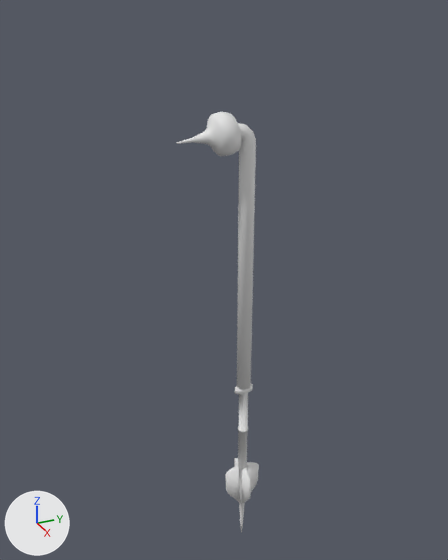
An edit to the FBX model Contents/mods/Authentic Z - Current/media/models_X/weapons/2handed/AuthenticTuskanRaiderStaff.fbx, drawn before and after from the same camera.
Both versions are drawn from a 50 mm camera at (5.1, -2.53, 5.82) aimed at (-0.19, -0.14, 3.17). Arrows for +X, +Y and +Z are at lower left; the lights stay in place. Where no turn or scale is listed for an object, it has been applied to the vertices.
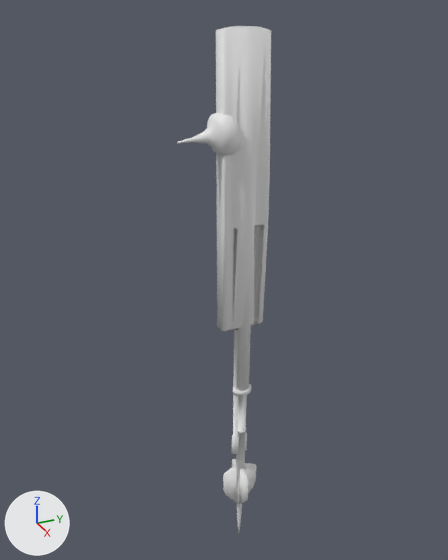
The newer file is also rescaled (x0.00144), turned or shifted as a whole; pictures and numbers use the older file's frame.

Location of each change, (x1, y1, x2, y2) in pixels of the pictures (448 x 560 px; the box of a moved part takes in the faces that stretch with it):
'Cube', added
    after: (216, 26, 271, 454)
'Cylinder', reshaped
    before: (177, 112, 259, 533)
    after: (177, 112, 257, 534)
part 1 of me_cylinder, moved or reshaped
    before: (225, 465, 240, 502)
    after: (223, 466, 237, 503)
part 2 of me_cylinder, moved or reshaped
    before: (242, 468, 251, 503)
    after: (239, 469, 249, 504)
part 3 of me_cylinder, moved or reshaped
    before: (235, 145, 256, 533)
    after: (233, 302, 251, 534)

The change, as a list of edits to the scene's bpy script:
```text
Add mat_material_002:
    mat_material_002 = principled_material('Material.002')
    mat_material_002.base_color = (0.8, 0.8, 0.8)  # white #e7e7e7
Change me_cylinder:
    used by ob_cylinder; location = (0.0, 0.01, 0.52)
    remove me_cylinder.from_pydata(...)  # 528 vertices, 508 faces; spans x -0.21..0.22, y -0.68..0.21, z -0.72..4.38
    add me_cylinder.from_pydata(...)  # 528 vertices, 508 faces; spans x -0.21..0.22, y -0.68..0.18, z -0.72..4.38
    me_cylinder part 1: the loose piece of 20 vertices spanning x -0.03..0.03, y -0.21..-0.04, z -0.18..0.34 is moved by (0.0, -0.03, 0.0)
    me_cylinder part 2: the loose piece of 20 vertices spanning x 0.04..0.22, y -0.03..0.03, z -0.18..0.34 is moved by (0.0, -0.03, 0.0)
    me_cylinder part 3: 224 of 528 vertices moved; they spanned x -0.07..0.07, y -0.11..0.11, z -0.72..1.44 and now span x -0.08..0.08, y -0.13..0.09, z -0.72..1.44; mean shift (0.0, -0.03, 0.0); largest move (0.0, 0.01, -0.72) -> (0.0, -0.03, -0.72)
Add me_cube_005:
    me_cube_005.from_pydata(...)  # 167 vertices, 145 faces; spans x -0.07..0.12, y -0.24..0.24, z -0.03..4.5
    me_cube_005.materials.append(mat_material_002)  # its picture is missing
Add ob_cube:
    ob_cube = bpy.data.objects.new('Cube', me_cube_005)
    ob_cube.location = (0.0, -0.04, 1.09)
```
